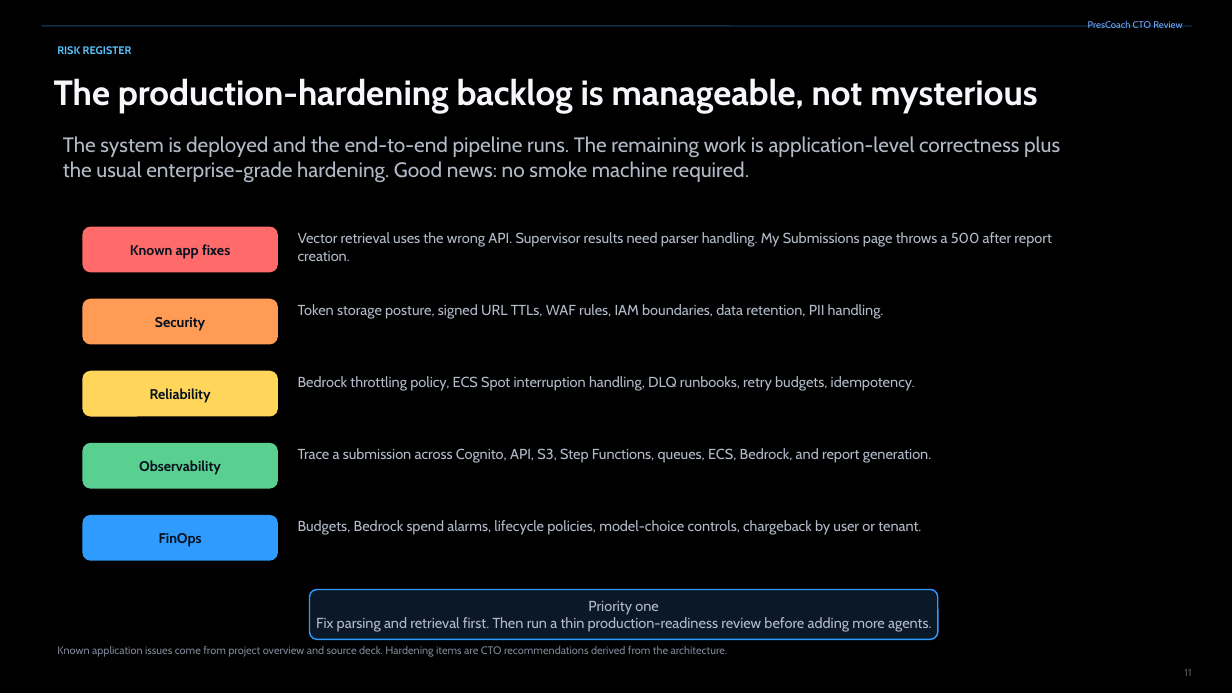
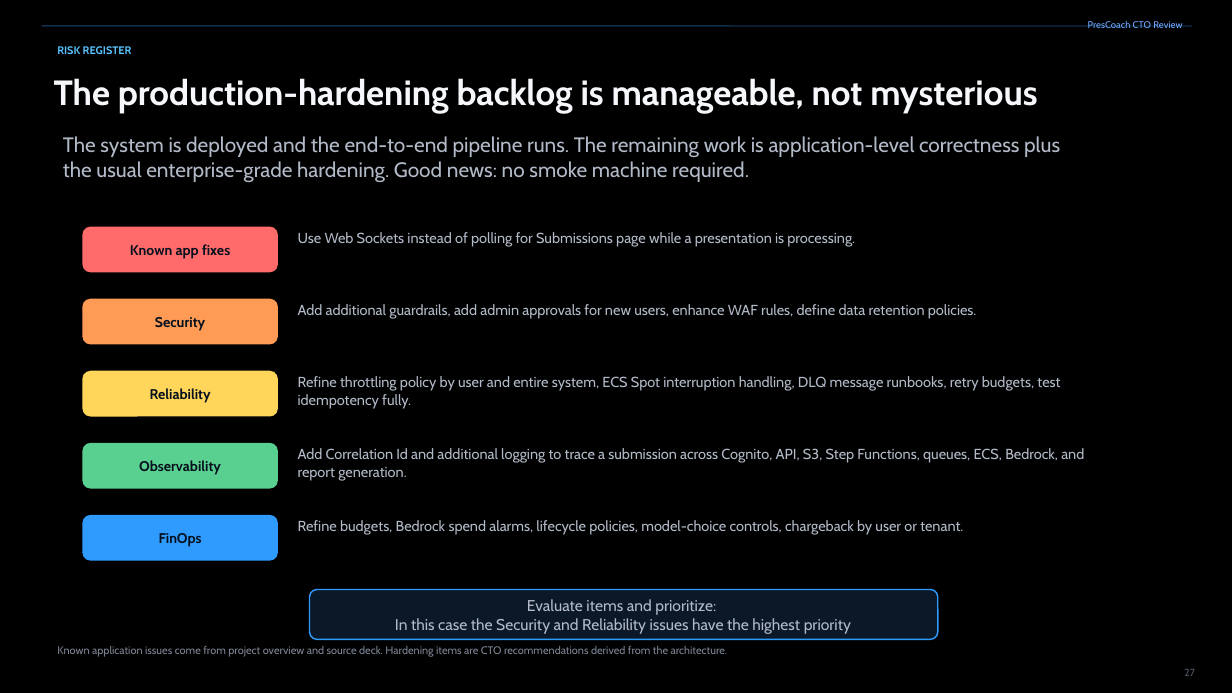
Before and after one commit to michaelgeiser/kiro-agentcore-app, a slide deck: slide 27 of documentation/PresCoach_slides.pptx (slide 11 before the commit). Drawn at 1232x693 pixels with LibreOffice and Linux fonts; fonts in the diff are those of the drawing. Boxes give left, top, right and bottom in pixels: in the first picture for what was removed or moved away, otherwise in the second. Text is boxed around its words. In the diff, an @@ line names an element or a change of style, - is before the commit and + after.

Commit message:
powerpoint updated

```diff
--- a/documentation/PresCoach_slides.pptx
+++ b/documentation/PresCoach_slides.pptx
@@ text at <box>298,232,855,247</box>: text changed @@
-Vector retrieval uses the wrong API. Supervisor results need parser handling. My Submissions page throws a 500 after report creation.
+Use Web Sockets instead of polling for Submissions page while a presentation is processing.
@@ text at <box>298,304,977,319</box>: text changed @@
-Token storage posture, signed URL TTLs, WAF rules, IAM boundaries, data retention, PII handling.
+Add additional guardrails, add admin approvals for new users, enhance WAF rules, define data retention policies.
@@ text at <box>298,376,1060,409</box>: text changed @@
-Bedrock throttling policy, ECS Spot interruption handling, DLQ runbooks, retry budgets, idempotency.
+Refine throttling policy by user and entire system, ECS Spot interruption handling, DLQ message runbooks, retry budgets, test idempotency fully.
@@ text at <box>298,448,1084,481</box>: text changed @@
-Trace a submission across Cognito, API, S3, Step Functions, queues, ECS, Bedrock, and report generation.
+Add Correlation Id and additional logging to trace a submission across Cognito, API, S3, Step Functions, queues, ECS, Bedrock, and report generation.
@@ text at <box>298,520,963,535</box>: text changed @@
-Budgets, Bedrock spend alarms, lifecycle policies, model-choice controls, chargeback by user or tenant.
+Refine budgets, Bedrock spend alarms, lifecycle policies, model-choice controls, chargeback by user or tenant.
@@ text in rounded rectangle at <box>395,599,851,634</box>: text changed; size 11.3 to 12.2 pt @@
-Priority one
-Fix parsing and retrieval first. Then run a thin production-readiness review before adding more agents.
+Evaluate items and prioritize:
+In this case the Security and Reliability issues have the highest priority
@@ page number at <box>1184,669,1195,676</box>: text changed @@
-11
+27
```
Also in this commit, not shown: 18 other slides changed, 7 slides added, 1 other file.
